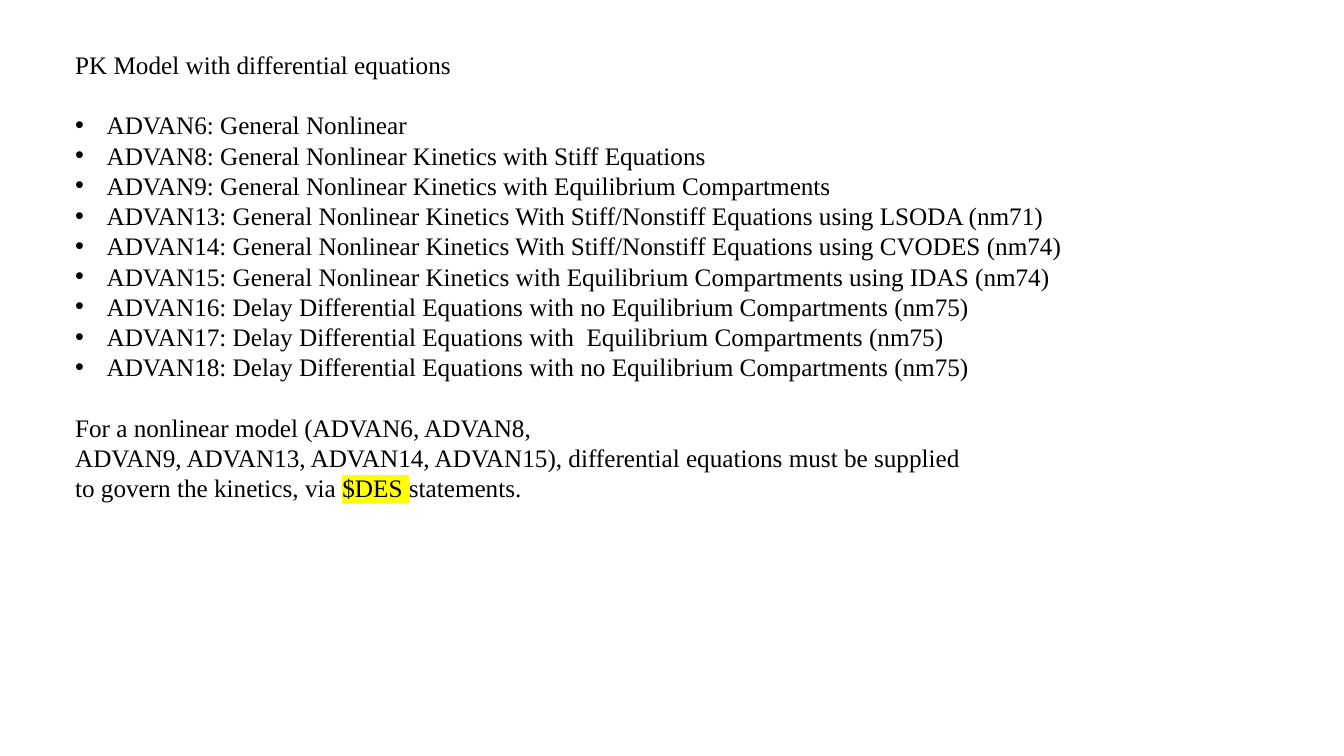
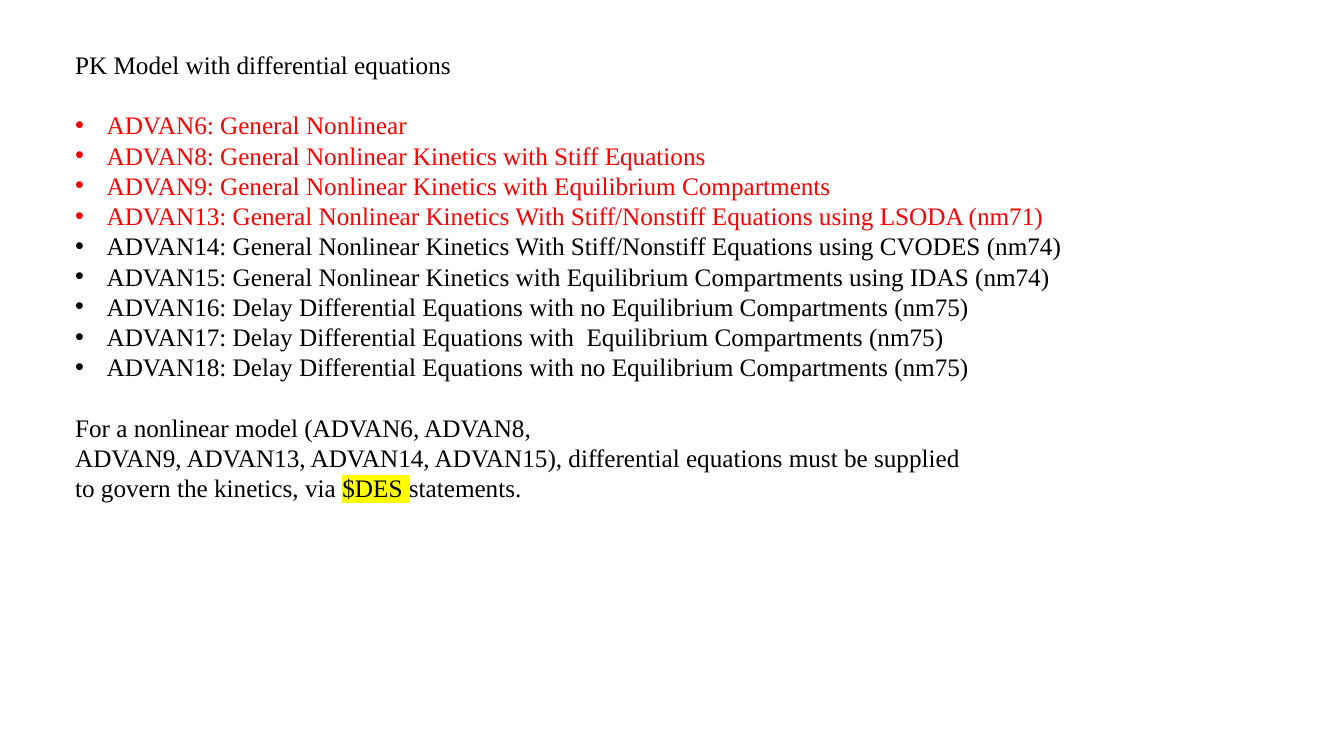
Before and after one commit to UMNPmx/SummerSession2021, a slide deck: slide 1 of Session5_Shen/R4PMX_session5.pptx. Drawn at 1344x756 pixels with LibreOffice and Linux fonts; fonts in the diff are those of the drawing. Boxes give left, top, right and bottom in pixels: in the first picture for what was removed or moved away, otherwise in the second. Text is boxed around its words. In the diff, an @@ line names an element or a change of style, - is before the commit and + after.

```diff
--- a/Session5_Shen/R4PMX_session5.pptx
+++ b/Session5_Shen/R4PMX_session5.pptx
@@ text at box(107, 116, 1043, 231): text colour #000000 to #FF0000 in "ADVAN6: General Nonlinear", "ADVAN8: General Nonlinear Kinetics with Stiff Equations", "ADVAN9: General Nonlinear Kinetics with Equilibrium Compartm ...", "ADVAN13: General Nonlinear Kinetics With Stiff/Nonstiff Equa ..." @@
```
Also in this commit, not shown: 15 other files.
